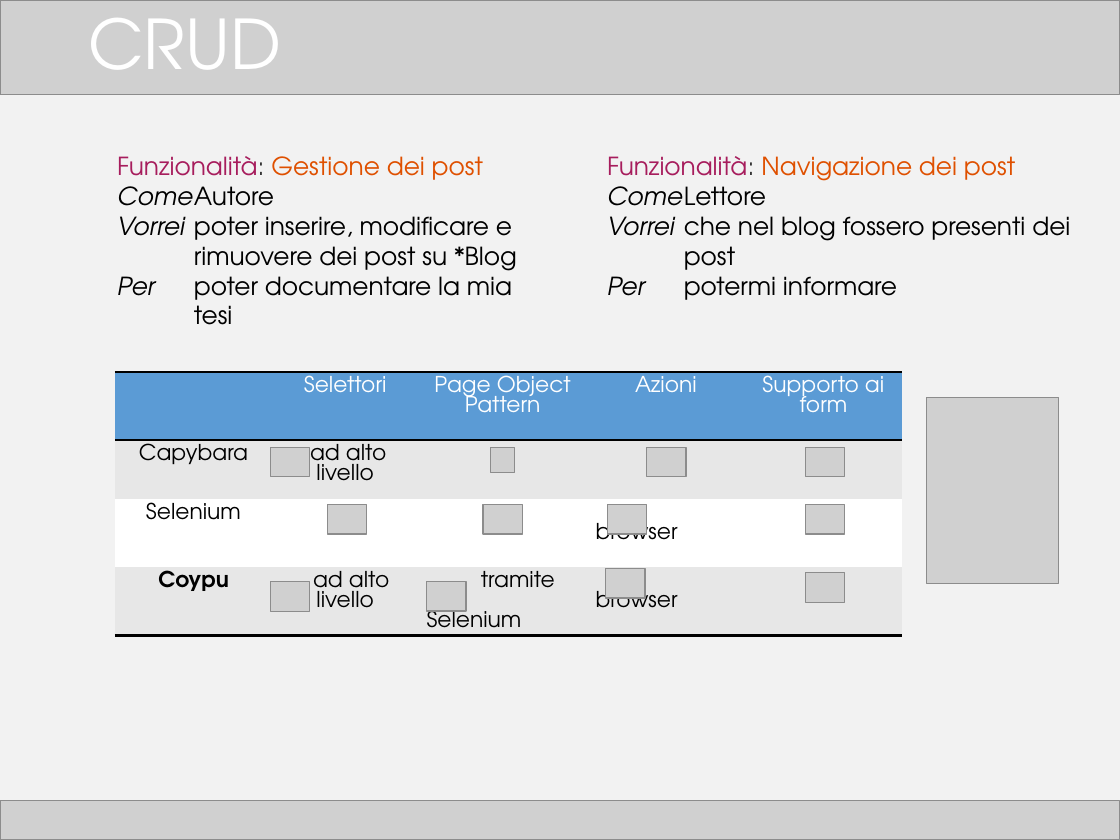
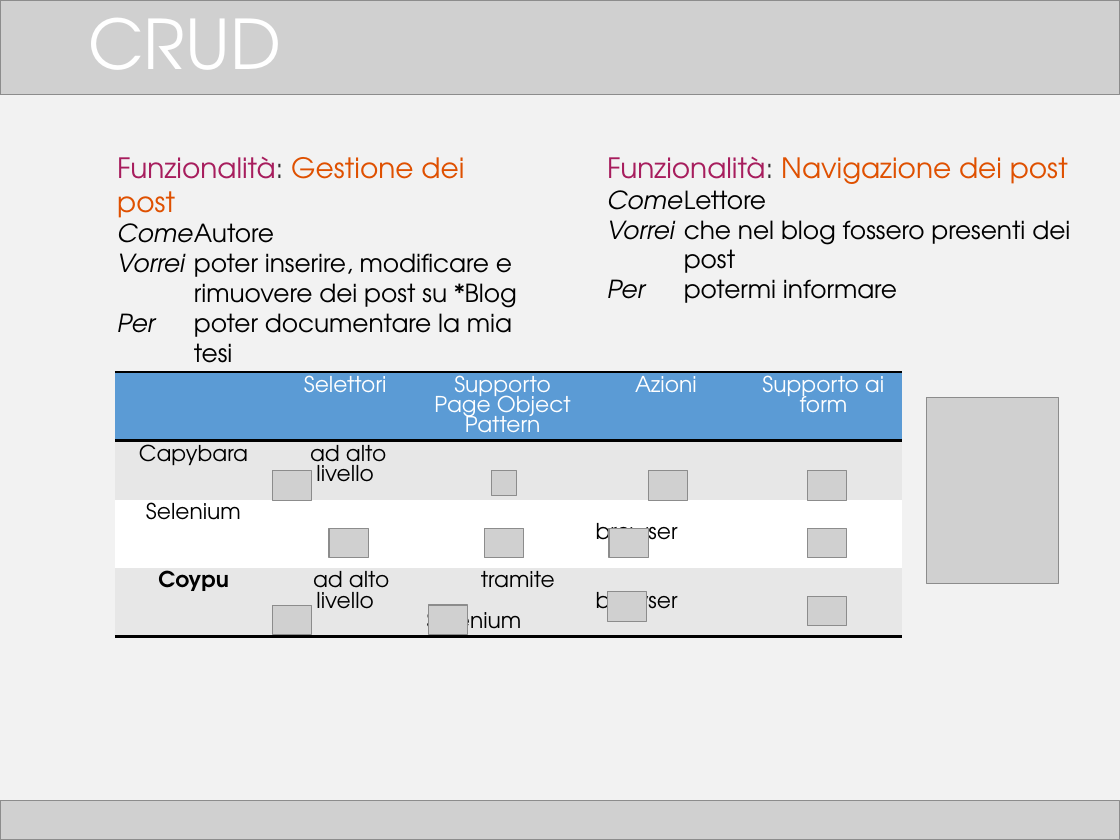
Before and after one commit to TTia/xblog-thesis, a slide deck: slide 17 of Presentazione.pptx. Drawn at 1120x840 pixels with LibreOffice and Linux fonts; fonts in the diff are those of the drawing; grey boxes stand for pictures. Boxes give left, top, right and bottom in pixels: in the first picture for what was removed or moved away, otherwise in the second. Text is boxed around its words. In the diff, an @@ line names an element or a change of style, - is before the commit and + after.

```diff
--- a/Presentazione.pptx
+++ b/Presentazione.pptx
@@ text at <box>117,156,464,225</box>: size 16 to 18 pt in "Funzionalità: Gestione dei post" @@
@@ text at <box>607,156,1068,192</box>: size 16 to 18 pt in "Funzionalità: Navigazione dei post" @@
@@ table at <box>114,372,903,648</box> @@
-row 1, column 3: Page Object Pattern
+row 1, column 3: Supporto Page Object Pattern
-row 2, column 3: x
+row 2, column 3: 
@@ 3 pictures: place and size @@
-3 pictures at <box>805,447,844,601</box>
+3 pictures at <box>808,470,847,625</box>
@@ 9 pictures: place and size @@
-9 pictures at <box>271,447,687,610</box>
+9 pictures at <box>272,470,688,634</box>
```
Also in this commit, not shown: 15 other slides changed, 1 other file.
